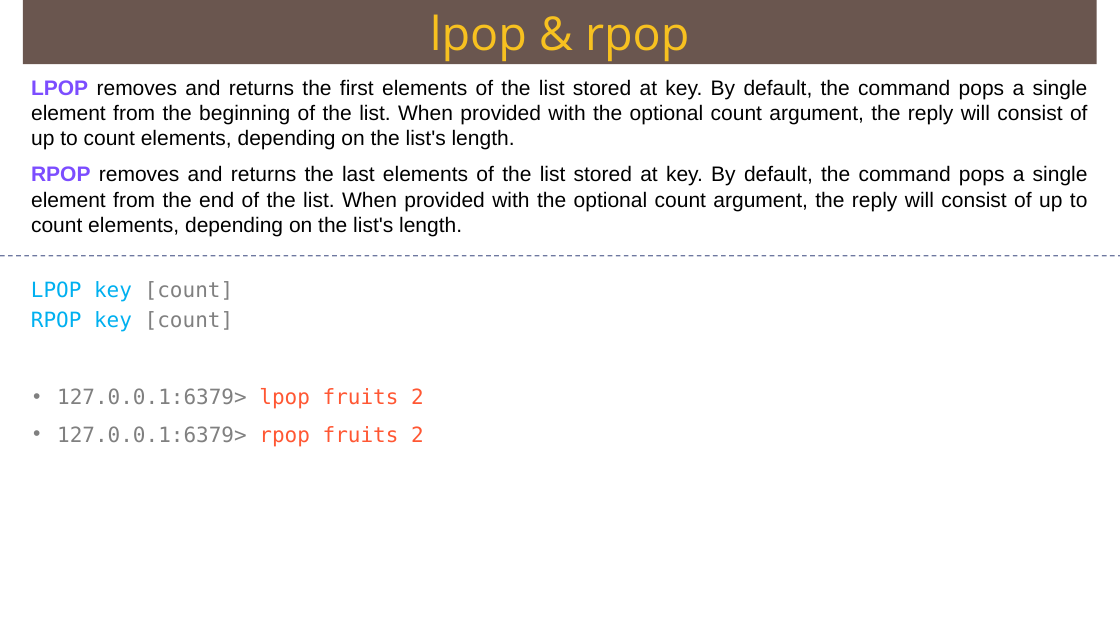
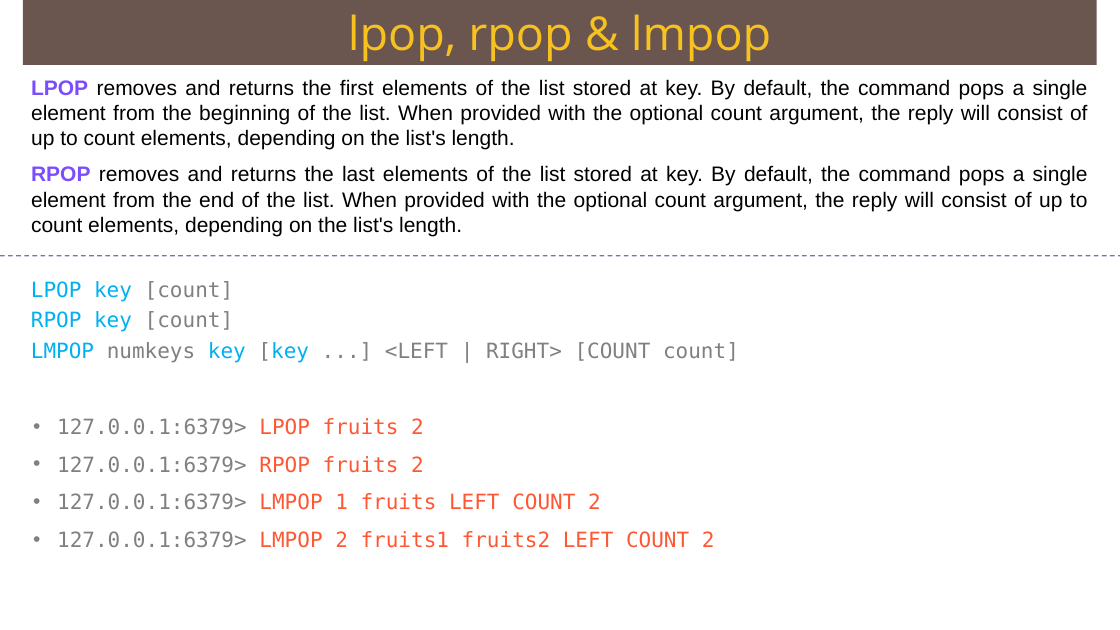
Before and after one commit to Saleel-Bagde/PPT-s, a slide deck: slide 43 of redis Ver2.pptx. Drawn at 1120x630 pixels with LibreOffice and Linux fonts; fonts in the diff are those of the drawing. Boxes give left, top, right and bottom in pixels: in the first picture for what was removed or moved away, otherwise in the second. Text is boxed around its words. In the diff, an @@ line names an element or a change of style, - is before the commit and + after.

```diff
--- a/redis Ver2.pptx
+++ b/redis Ver2.pptx
@@ text in rectangle at (348, 14, 771, 61): text changed @@
-lpop & rpop
+lpop, rpop & lmpop
@@ text at (31, 342, 739, 363): paragraph added @@
+LMPOP numkeys key [key ...] <LEFT | RIGHT> [COUNT count]
@@ text at (57, 418, 715, 548): text changed; text colour #808080 to #FF5733 @@
-• 127.0.0.1:6379> lpop fruits 2
-• 127.0.0.1:6379> rpop fruits 2
+• 127.0.0.1:6379> LPOP fruits 2
+• 127.0.0.1:6379> RPOP fruits 2
+• 127.0.0.1:6379> LMPOP 1 fruits LEFT COUNT 2
+• 127.0.0.1:6379> LMPOP 2 fruits1 fruits2 LEFT COUNT 2
```
Also in this commit, not shown: 3 other slides changed, 1 slide added.
